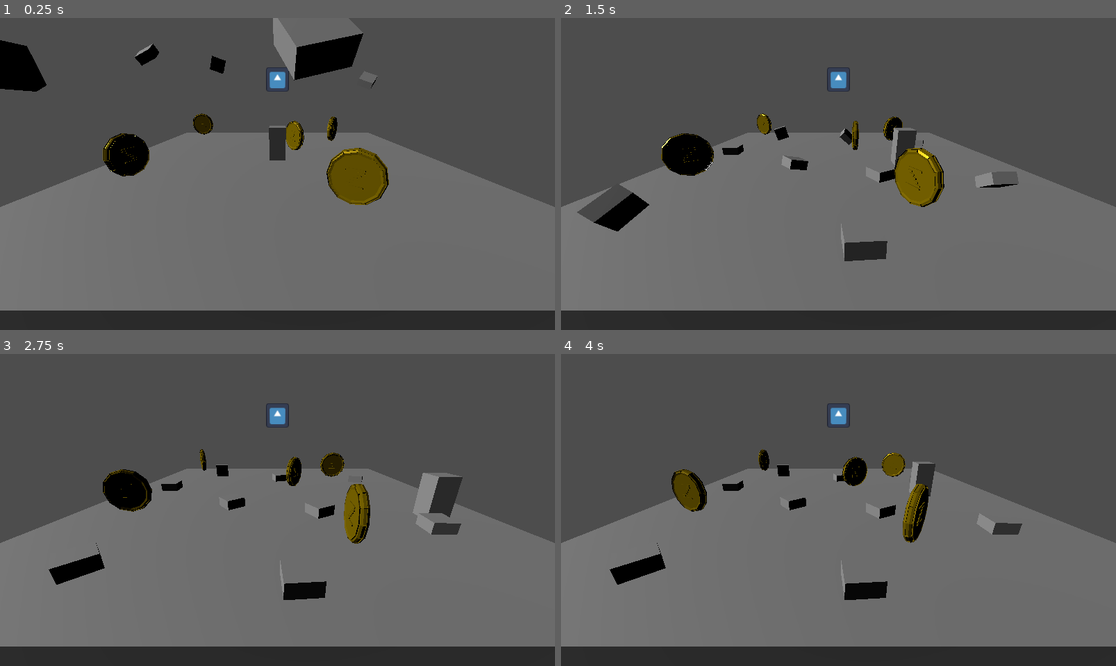
Above: before the commit, frames 1-4 (two rows, left to right).
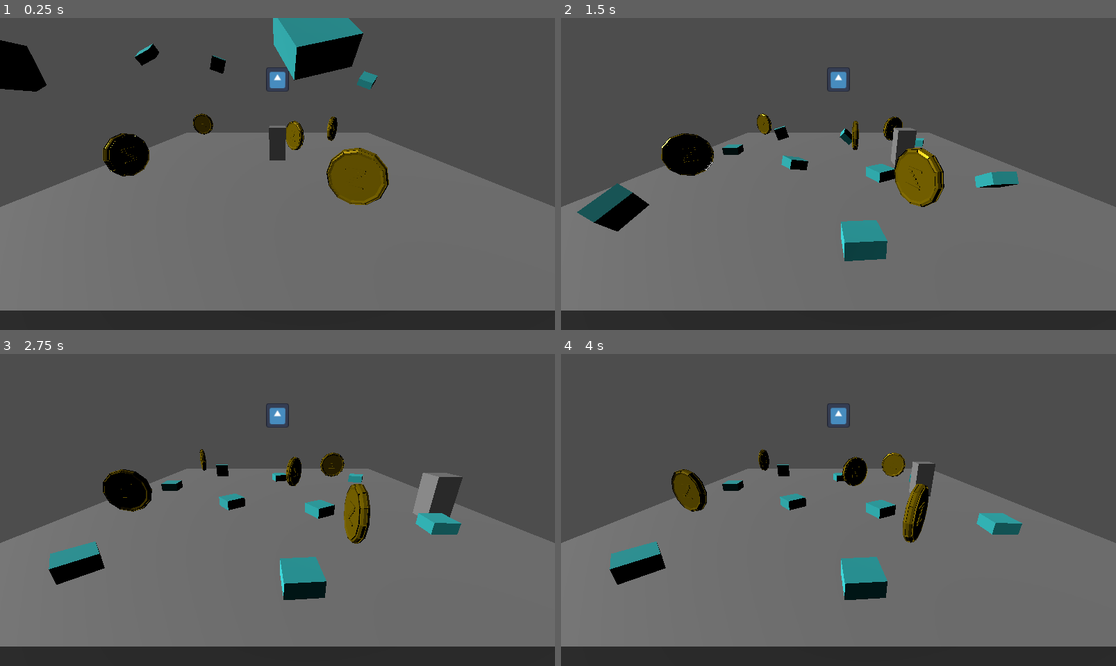
Above: after the commit, the same moments.

Repository: IsaiahMurray/3D-Platformer-Tutorial
Game: Godot game, scene res://scenes/level_1.tscn
Same seed, same stepped clock (60 frames per second), same inputs: the game is played once before the commit and once after it. The engine's default icon, where the game draws it, is replaced by a stand-in: a white triangle on a blue panel in a dark square.
Inputs:
- Up to frame 1 (0.25 s): no input
- Up to frame 2 (1.5 s): tap Enter (ui_accept) at 0.5, 0.77 s; hold Right (ui_right) 0.53-1.28 s; hold Down (ui_down) from 1.28 s (still down)
- Up to frame 3 (2.75 s): tap Enter (ui_accept) at 1.52 s; release Down (ui_down) at 2.03 s; hold Right (ui_right) from 2.03 s (still down)
- Up to frame 4 (4 s): release Right (ui_right) at 2.78 s; hold Up (ui_up) 2.78-3.53 s; tap Enter (ui_accept) at 3.02, 3.77 s; hold Left (ui_left) from 3.53 s (still down)

The runs differ from the first frame. In frame 1, 1.6% of the frame differs, in the area x 24-69%, y 0-23%; in frame 2, 2.1%, in the area x 2-83%, y 34-78%; in frame 3, 1.8%; in frame 4, 1.8%.

Commit message:
Update block
-Gave block object a material

Diff:
--- a/3d-platformer-tutorial/scenes/block.tscn
+++ b/3d-platformer-tutorial/scenes/block.tscn
@@ -1,6 +1,10 @@
-[gd_scene load_steps=3 format=3 uid="uid://bnf8b0hj1xgf2"]
+[gd_scene load_steps=4 format=3 uid="uid://bnf8b0hj1xgf2"]
+
+[sub_resource type="StandardMaterial3D" id="StandardMaterial3D_g1p1c"]
+albedo_color = Color(0.1702, 0.730503, 0.74, 0.54902)
 
 [sub_resource type="BoxMesh" id="BoxMesh_u1y57"]
+material = SubResource("StandardMaterial3D_g1p1c")
 size = Vector3(1, 0.5, 1)
 
 [sub_resource type="BoxShape3D" id="BoxShape3D_0mfmo"]
